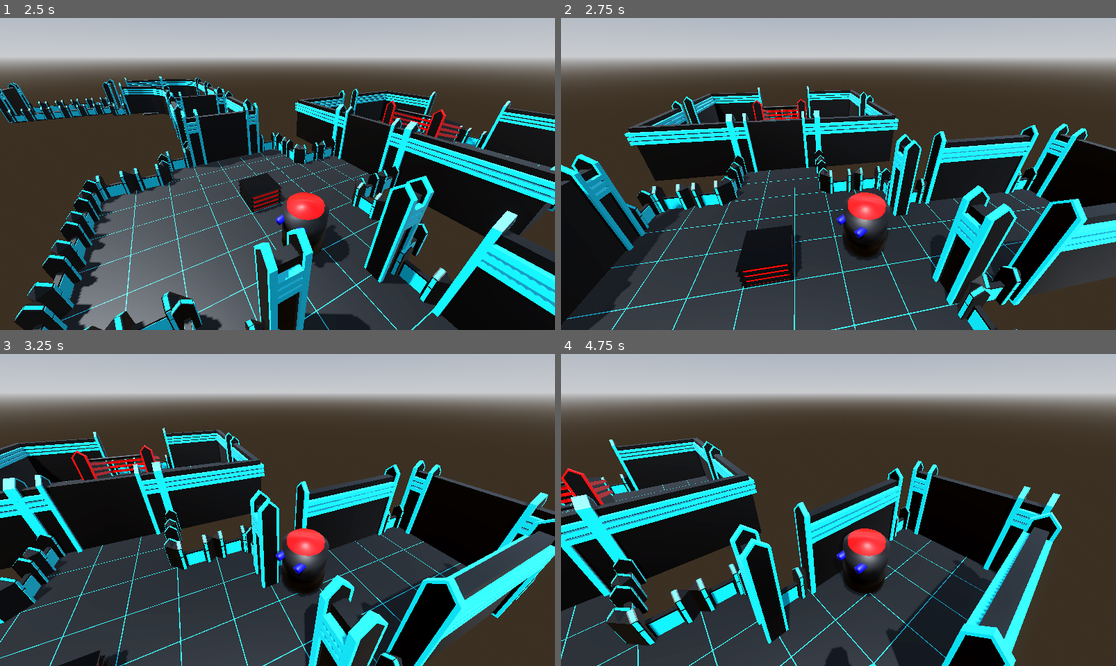
Above: before the commit, frames 1-4 (two rows, left to right).
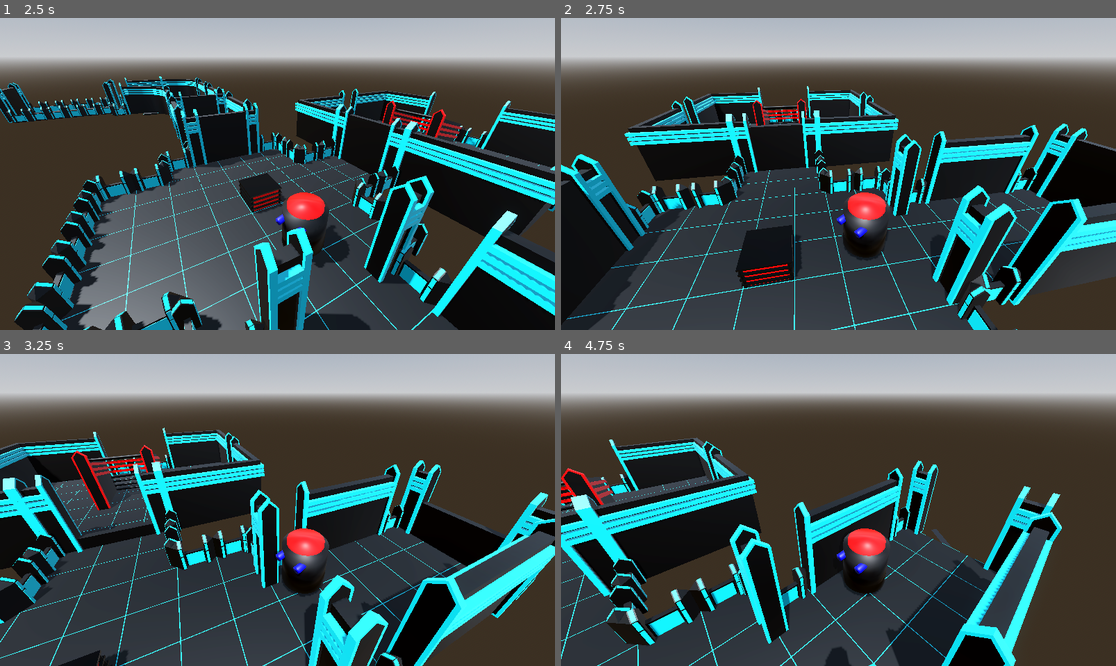
Above: after the commit, the same moments.

Repository: gheddie/godot_exit
Game: Godot game, scene res://level/LevelA.tscn
The game is run twice, just before and just after one commit, with the same random seed, the same clock (stepped at 60 frames per second) and the same inputs. This scene is started directly instead of the project's main scene.
Inputs:
- Up to frame 1 (2.5 s): tap Enter at 0.5 s; hold D (turn_right) 0.53-1.28 s; tap Space (jump) at 0.77, 1.52 s; hold S (move_backward) 1.28-2.03 s; hold D (turn_right) from 2.03 s (still down)
- Up to frame 2 (2.75 s): keep holding D (turn_right)
- Up to frame 3 (3.25 s): release D (turn_right) at 2.78 s; hold W (move_forward) from 2.78 s (still down); tap Space (jump) at 3.02 s
- Up to frame 4 (4.75 s): release W (move_forward) at 3.53 s; hold A (turn_left) from 3.53 s (still down); tap Space (jump) at 3.77, 4.52 s

Frame 1 is identical in both runs. In frame 2, 0.1% of the frame differs, in the area x 33-44%, y 32-36%; in frame 3, 4.2%, in the area x 8-96%, y 38-60%; in frame 4, 4.0%.

Commit message:
further work

Diff:
--- a/assets/player/Player.gd
+++ b/assets/player/Player.gd
@@ -10,6 +10,8 @@
 const GRAVITY = 9.81
 
 @onready var forwardRaycast: RayCast3D = $ForwardRayCast
+@onready var leftRaycast: RayCast3D = $LeftRayCast
+@onready var rightRaycast: RayCast3D = $RightRayCast
 
 func _process(_delta: float) -> void:
 	# GameManagerInstance.acceptPlayerPosition(global_position)
@@ -40,9 +42,12 @@
 	if Input.is_action_pressed("turn_right"):
 		rotation.y -= TURN_SPEED * delta
 
-func getTargettedObject() -> Object:
+func getTargettedObjects() -> Array[Object]:
+	var targetted: Array[Object] = []
 	if forwardRaycast.is_colliding():
-		var collider = forwardRaycast.get_collider()
-		return collider
-	else:
-		return null
+		targetted.append(forwardRaycast.get_collider())
+	if leftRaycast.is_colliding():
+		targetted.append(leftRaycast.get_collider())
+	if rightRaycast.is_colliding():
+		targetted.append(rightRaycast.get_collider())
+	return targetted
--- a/assets/player/Player.tscn
+++ b/assets/player/Player.tscn
@@ -1,21 +1,27 @@
-[gd_scene load_steps=4 format=3 uid="uid://chfhdkirh1qes"]
+[gd_scene format=3 uid="uid://chfhdkirh1qes"]
 
 [ext_resource type="Script" uid="uid://bfp7jmyfl7yin" path="res://assets/player/Player.gd" id="1_kpjcp"]
 [ext_resource type="PackedScene" uid="uid://chjtx8kt35eka" path="res://assets/player/Player.glb" id="1_xhfnw"]
 
 [sub_resource type="CapsuleShape3D" id="CapsuleShape3D_xhfnw"]
 
-[node name="Player" type="CharacterBody3D"]
+[node name="Player" type="CharacterBody3D" unique_id=1114894971]
 script = ExtResource("1_kpjcp")
 
-[node name="Player" parent="." instance=ExtResource("1_xhfnw")]
+[node name="Player" parent="." unique_id=280189468 instance=ExtResource("1_xhfnw")]
 
-[node name="CollisionShape3D" type="CollisionShape3D" parent="."]
+[node name="CollisionShape3D" type="CollisionShape3D" parent="." unique_id=1480276849]
 transform = Transform3D(2.3000002, 0, 0, 0, 1.3, 0, 0, 0, 2.2, 0, 0, 0)
 shape = SubResource("CapsuleShape3D_xhfnw")
 
-[node name="Camera3D" type="Camera3D" parent="."]
+[node name="Camera3D" type="Camera3D" parent="." unique_id=623865380]
 transform = Transform3D(-0.7071068, 0.35355338, -0.6123724, 4.371139e-08, 0.8660254, 0.50000006, 0.7071067, 0.35355338, -0.6123725, -4, 6.6000004, -5.7)
 
-[node name="ForwardRayCast" type="RayCast3D" parent="."]
+[node name="ForwardRayCast" type="RayCast3D" parent="." unique_id=1957040071]
+transform = Transform3D(9.396926, 17.101006, 1.4950174e-07, 0, -2.1855694e-06, 10, 3.4202013, -46.98463, -4.1075268e-07, 0, -0.8, 0)
+
+[node name="LeftRayCast" type="RayCast3D" parent="." unique_id=235147991]
 transform = Transform3D(10, 0, 0, 0, -2.1855694e-06, 10, 0, -50, -4.371139e-07, 0, -0.8, 0)
+
+[node name="RightRayCast" type="RayCast3D" parent="." unique_id=10882161]
+transform = Transform3D(9.396926, -17.101006, -1.4950174e-07, 0, -2.1855694e-06, 10, -3.4202013, -46.98463, -4.1075268e-07, 0, -0.8, 0)
--- a/common_script/LevelObjectManager.gd
+++ b/common_script/LevelObjectManager.gd
@@ -4,6 +4,7 @@
 var floorPlates : Dictionary[String, FloorPlate] = {}
 var doors : Dictionary[String, WallDoor] = {}
 var collectables : Dictionary[String, BaseCollectable] = {}
+var platesWithCollectables: Array[String] = []
 
 var startPlate : StartFloorPlate
 var endPlate : EndFloorPlate
@@ -59,3 +60,7 @@
 func checkStartAndEndPosition(level: BaseLevel) -> void:
 	assert(startPlate != null, str("no start position set --> ", str(level)))
 	assert(endPlate != null, str("no end position set --> ", str(level)))
+
+func acceptCollectablePosition(plateName: String) -> void:
+	assert(!platesWithCollectables.has(plateName), str("already a collectabe placed on plate --> ", str(plateName)))
+	platesWithCollectables.append(plateName)
--- a/globals/CollectableFactory.gd
+++ b/globals/CollectableFactory.gd
@@ -13,5 +13,6 @@
 	templates.set("green", preload("res://assets/collectable/green/GreenCollectable.tscn"))
 
 func makeCollectableInstance(type: String) -> BaseCollectable:
+	assert(templates.has(type) != null, str("unregistered collectable type --> ", type))
 	print(str("making collectable of type {", type, "}"))
 	return templates.get(type).instantiate()
--- a/level/BaseLevel.gd
+++ b/level/BaseLevel.gd
@@ -14,13 +14,12 @@
 	add_child(objectTimer)
 	objectTimer.wait_time = TIMER_OBJECT_TIMEOUT
 	objectTimer.start()
-	# assert(!objectTimer.is_stopped())
 	objectTimer.connect("timeout", onTimerElapsed)
 
 func onTimerElapsed() -> void:
-	var targettedObject = player.getTargettedObject()
-	if targettedObject != null:
-		levelObjectManager.acceptTargettedObject(targettedObject, player)
+	var targettedObjects = player.getTargettedObjects()
+	for targetted in targettedObjects:
+		levelObjectManager.acceptTargettedObject(targetted, player)
 
 func _ready() -> void:
 	initObjectTimer()
@@ -42,8 +41,11 @@
 	print(str("putting ", str(collectables.size()), " collectables..."))
 	var collectableInstance: BaseCollectable
 	for collectable in collectables:
-		collectableInstance = CollectableFactoryInstance.makeCollectableInstance(collectable.split("@")[0])
-		collectableInstance.global_position = levelObjectManager.getPlatePosition(collectable.split("@")[1])
+		var collectableType = collectable.split("@")[0]
+		var collectablePlateName = collectable.split("@")[1]
+		levelObjectManager.acceptCollectablePosition(collectablePlateName)
+		collectableInstance = CollectableFactoryInstance.makeCollectableInstance(collectableType)
+		collectableInstance.global_position = levelObjectManager.getPlatePosition(collectablePlateName)
 		get_tree().get_current_scene().add_child(collectableInstance)
 		levelObjectManager.acceptLevelObject(collectableInstance, self)
 
--- a/level/CollectingTestLevel.gd
+++ b/level/CollectingTestLevel.gd
@@ -11,5 +11,9 @@
 		"blue@RegularFloorPlate6",
 		"red@RegularFloorPlate4",
 		"green@RegularFloorPlate22",
-		"red@RegularFloorPlate25"
+		"red@RegularFloorPlate25",
+		"blue@RegularFloorPlate96",
+		"red@RegularFloorPlate94",
+		"green@RegularFloorPlate105",
+		"red@RegularFloorPlate103"
 	]
